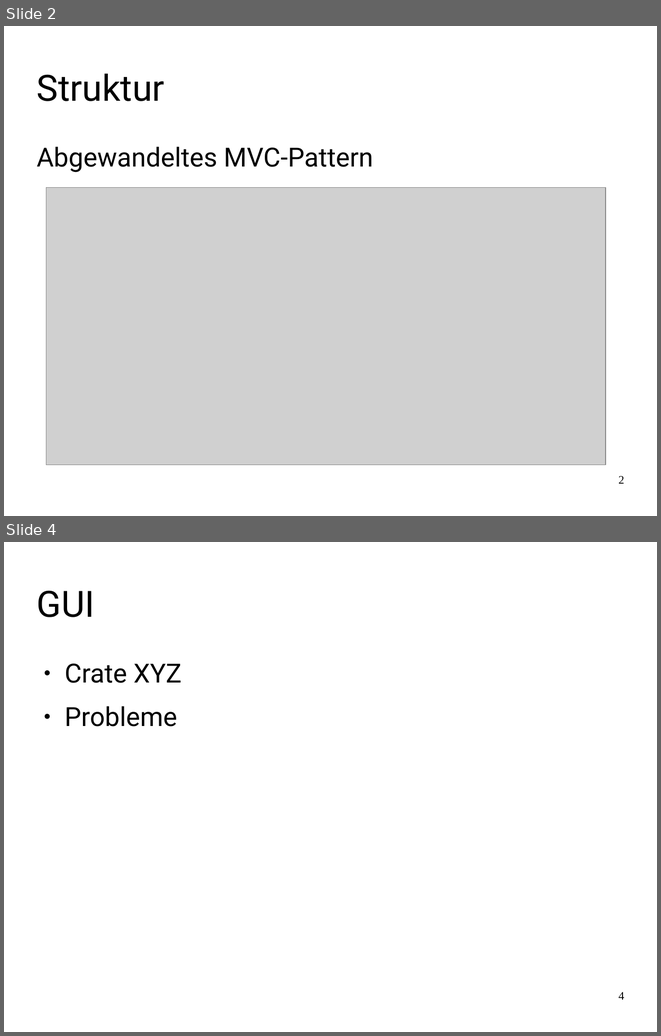
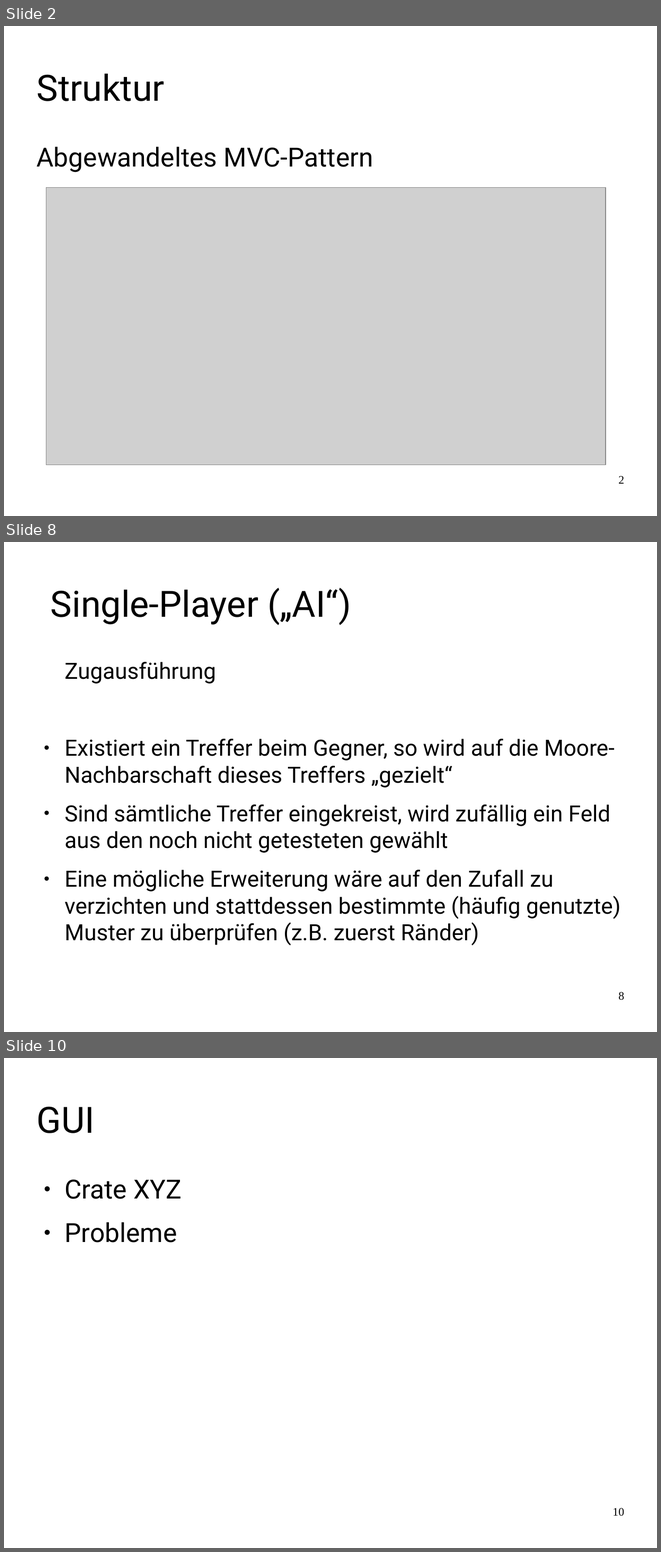
Before and after one commit to FamkeLamberti/battleship-presentation, a slide deck: Abschlusspraesentation_SchiffeVersenken.odp. Shown one above the other, each under a label of ours: slides 2 and 4 before the commit, slides 2, 8 and 10 after it; the slides between them are not shown. The pictures are 661x1036 and 661x1552 pixels, drawn with LibreOffice and Linux fonts; fonts in the diff are those of the drawing; grey boxes stand for pictures. Boxes give left, top, right and bottom in pixels: in the first picture for what was removed or moved away, otherwise in the second. Text is boxed around its words. In the diff, an @@ line names an element or a change of style, - is before the commit and + after.

```diff
--- a/Abschlusspraesentation_SchiffeVersenken.odp
+++ b/Abschlusspraesentation_SchiffeVersenken.odp
@@ slide 8 added at [4, 542, 657, 1032], background #FFFFFF @@
@@ title added at [51, 588, 351, 625], 44 pt, text #000000 @@
+Single-Player („AI“)
@@ text added at [64, 662, 620, 945], 27.2 pt, text #000000 @@
+Zugausführung
+● Existiert ein Treffer beim Gegner, so wird auf die Moore-Nachbarschaft dieses Treffers „gezielt“
+● Sind sämtliche Treffer eingekreist, wird zufällig ein Feld aus den noch nicht getesteten gewählt
+● Eine mögliche Erweiterung wäre auf den Zufall zu verzichten und stattdessen bestimmte (häufig genutzte) Muster zu überprüfen (z.B. zuerst Ränder)
@@ page number added at [618, 991, 624, 1000], 14 pt, text #000000 @@
+8
@@ what was slide 4 is now slide 10 @@
@@ page number at [612, 1507, 624, 1516]: text changed @@
-4
+10
```
Also in this commit, not shown: 1 slide changed, 5 other slides added.
